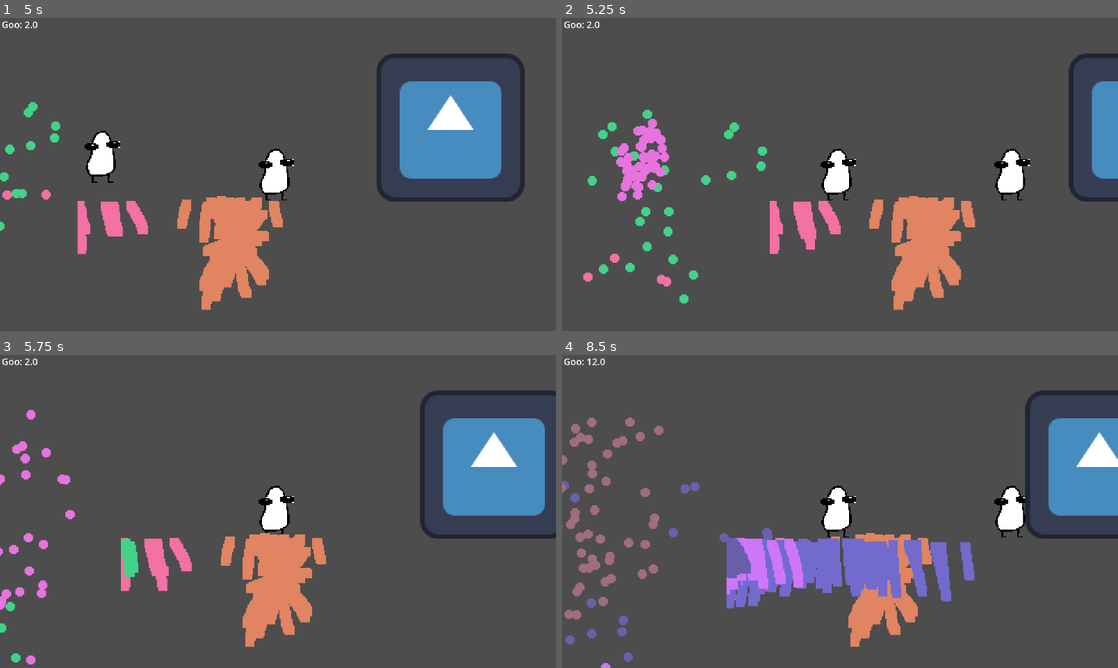
Above: before the commit, frames 1-4 (two rows, left to right).
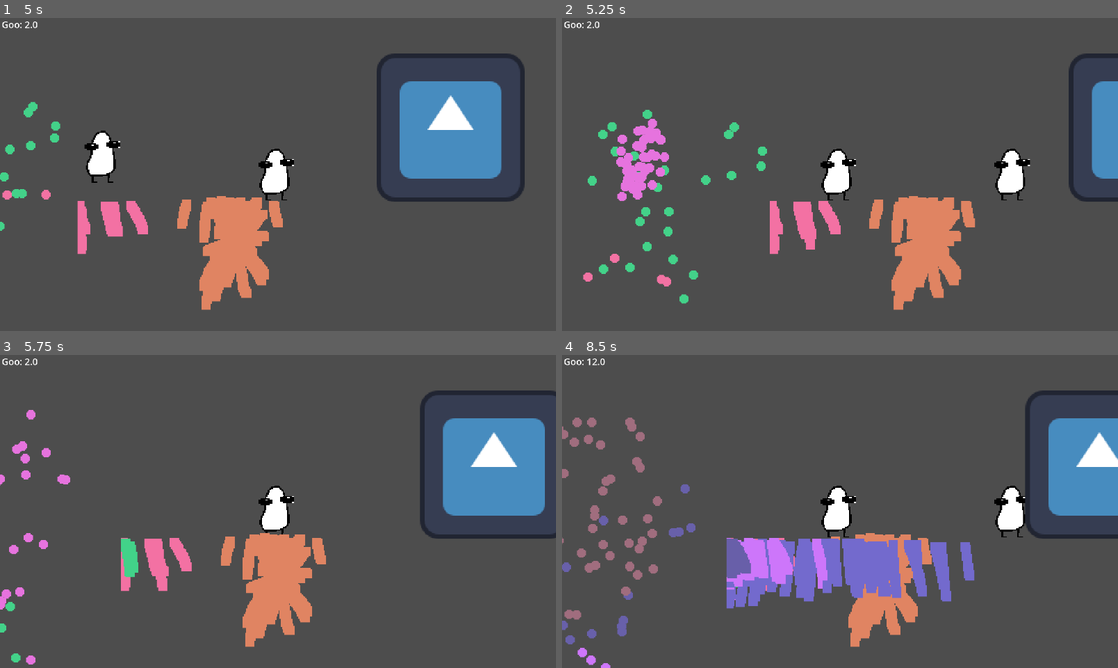
Above: after the commit, the same moments.

Repository: Octoan1/Tinkles-Incremental
Game: Godot game, scene res://main.tscn
The game is run twice, just before and just after one commit, with the same random seed, the same clock (stepped at 60 frames per second) and the same inputs. The engine's default icon, where the game draws it, is replaced by a stand-in: a white triangle on a blue panel in a dark square.
Inputs (mouse positions are in pixels of both pictures, inside the frame that each line leads up to):
- Up to frame 1 (5 s): tap Enter at 0.5 s; move the mouse to (400, 158) at 0.52 s; click (400, 158) at 0.6 s; move the mouse to (16, 180) at 1.27 s; click (16, 180) at 1.35 s; move the mouse to (100, 155) at 2.02 s; click (100, 155) at 2.1 s; move the mouse to (250, 237) at 2.77 s; click (250, 237) at 2.85 s; move the mouse to (100, 174) at 3.52 s; click (100, 174) at 3.6 s; click (100, 174) at 4.35 s
- Up to frame 2 (5.25 s): move the mouse to (662, 155) at 5.02 s; click (662, 155) at 5.1 s
- Up to frame 3 (5.75 s): no input
- Up to frame 4 (8.5 s): move the mouse to (756, 433) at 5.77 s; click (756, 433) at 5.85 s; move the mouse to (662, 511) at 6.52 s; click (662, 511) at 6.6 s; click (662, 511) at 7.35 s; move the mouse to (662, 492) at 8.02 s; click (662, 492) at 8.1 s

Frame 1 is identical in both runs. In frame 2, 0.2% of the frame differs, in the area x 10-19%, y 37-57%; in frame 3, 0.2%; in frame 4, 3.6%, in the area x 0-60%, y 20-100%.

Commit message:
Damage Particles Added
- Using existing particle_manager, particles now appear when a lemming is damaged. The amount of particles that spawn scales with the amount of damage dealt to lemming.

Diff:
--- a/Objects/Lemming/lemming.gd
+++ b/Objects/Lemming/lemming.gd
@@ -44,6 +44,8 @@
 
 func take_damage(damage_amount) -> void:
 	if not invulnerable:
+
+
 		invulnerable = true
 		invuln_timer.start()
 
@@ -61,6 +63,8 @@
 
 		if health <= 0:
 			die()
+		else:
+			get_tree().root.get_node("Main").get_node("ParticleManager").spawn_damage_particles(self.global_position, damage_amount)
 
 func die() -> void:
 	lemming_cam.enabled = false
--- a/Objects/Particle/particle_manager.gd
+++ b/Objects/Particle/particle_manager.gd
@@ -2,6 +2,7 @@
 
 @export var Blood: PackedScene
 @export var BloodParticlesCount: int = 50
+@export var DamageParticleCount: int = 3
 
 func _process(_delta: float) -> void:
 	if Input.is_action_just_pressed("mb_left"):
@@ -19,3 +20,12 @@
 		blood_instance.color = color
 		blood_instance.global_position = pos
 		add_child(blood_instance)
+
+
+func spawn_damage_particles(pos: Vector2, damage_amount) -> void:
+	var color: Color = Color(randf(), randf(), randf())
+	for i: int in range(DamageParticleCount * damage_amount):
+		var blood_instance : Area2D = Blood.instantiate()
+		blood_instance.color = color
+		blood_instance.global_position = pos
+		add_child(blood_instance)
